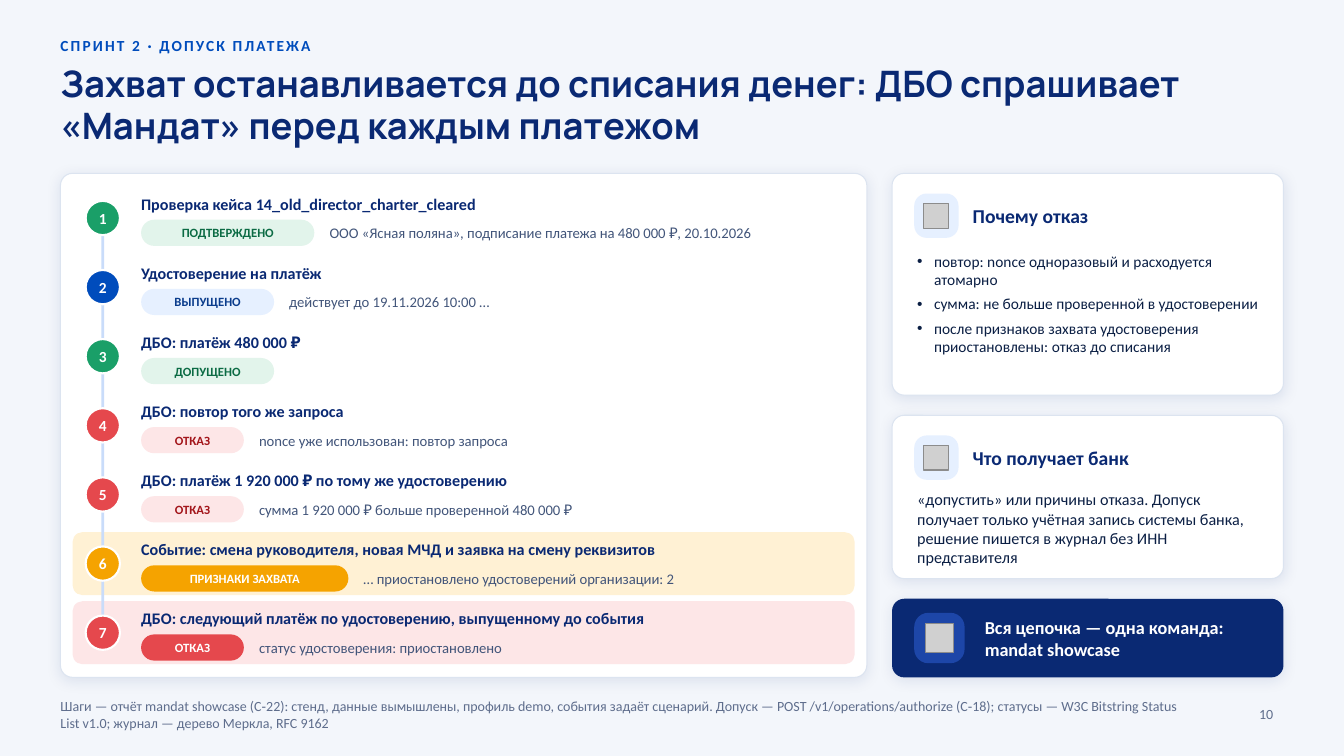
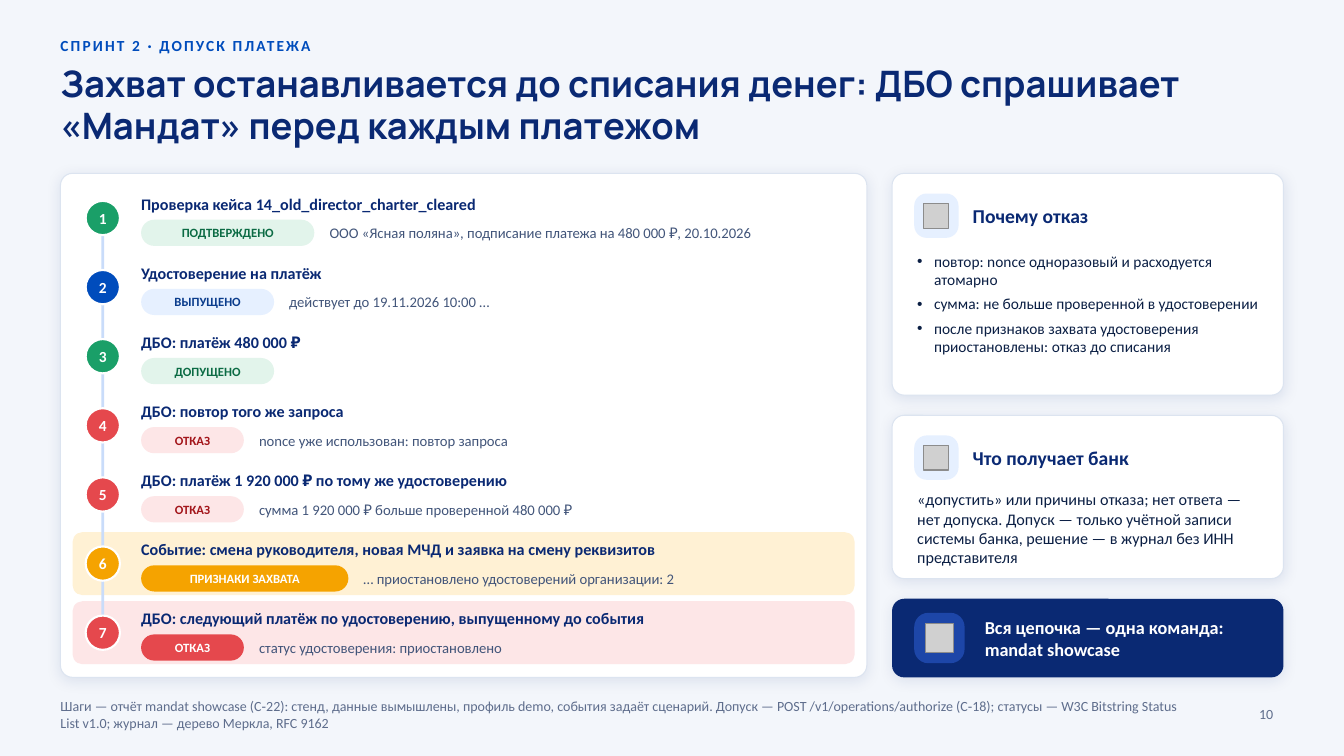
Before and after one commit to KonkovDV/Mandat, a slide deck: slide 10 of submission/slides/Mandat_VTB.pptx. Drawn at 1344x756 pixels with LibreOffice and Linux fonts; fonts in the diff are those of the drawing; grey boxes stand for pictures; background and template pictures are left out. Boxes give left, top, right and bottom in pixels: in the first picture for what was removed or moved away, otherwise in the second. Text is boxed around its words. In the diff, an @@ line names an element or a change of style, - is before the commit and + after.

```diff
--- a/submission/slides/Mandat_VTB.pptx
+++ b/submission/slides/Mandat_VTB.pptx
@@ text at [917,497,1233,566]: text changed @@
-«допустить» или причины отказа. Допуск получает только учётная запись системы банка, решение пишется в журнал без ИНН представителя
+«допустить» или причины отказа; нет ответа — нет допуска. Допуск — только учётной записи системы банка, решение — в журнал без ИНН представителя
```
Also in this commit, not shown: 10 other files.
